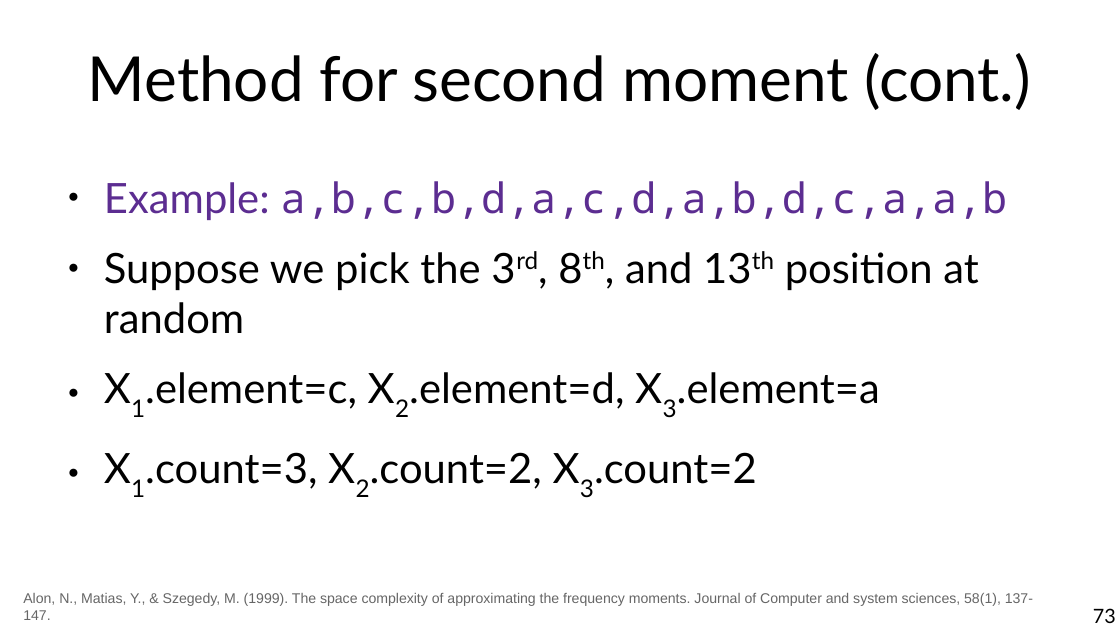
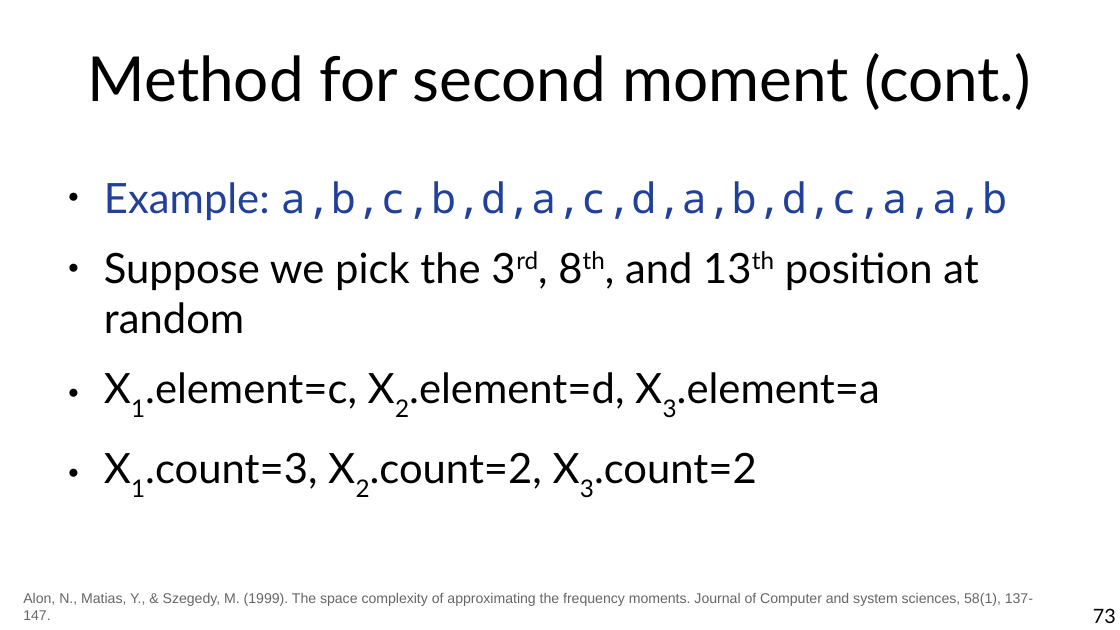
Before and after one commit to marco-calautti/data-mining-course, a slide deck: slide 73 of theory/tt10_streams.odp. Drawn at 1120x630 pixels with LibreOffice and Linux fonts; fonts in the diff are those of the drawing. Boxes give left, top, right and bottom in pixels: in the first picture for what was removed or moved away, otherwise in the second. Text is boxed around its words. In the diff, an @@ line names an element or a change of style, - is before the commit and + after.

```diff
--- a/theory/tt10_streams.odp
+++ b/theory/tt10_streams.odp
@@ text at (104, 181, 1008, 220): text colour #5C2D91 to #21409A in "Example: a,b,c,b,d,a,c,d,a,b,d,c,a,a,b" @@
```
Also in this commit, not shown: 8 other slides changed, 2 slides added.
